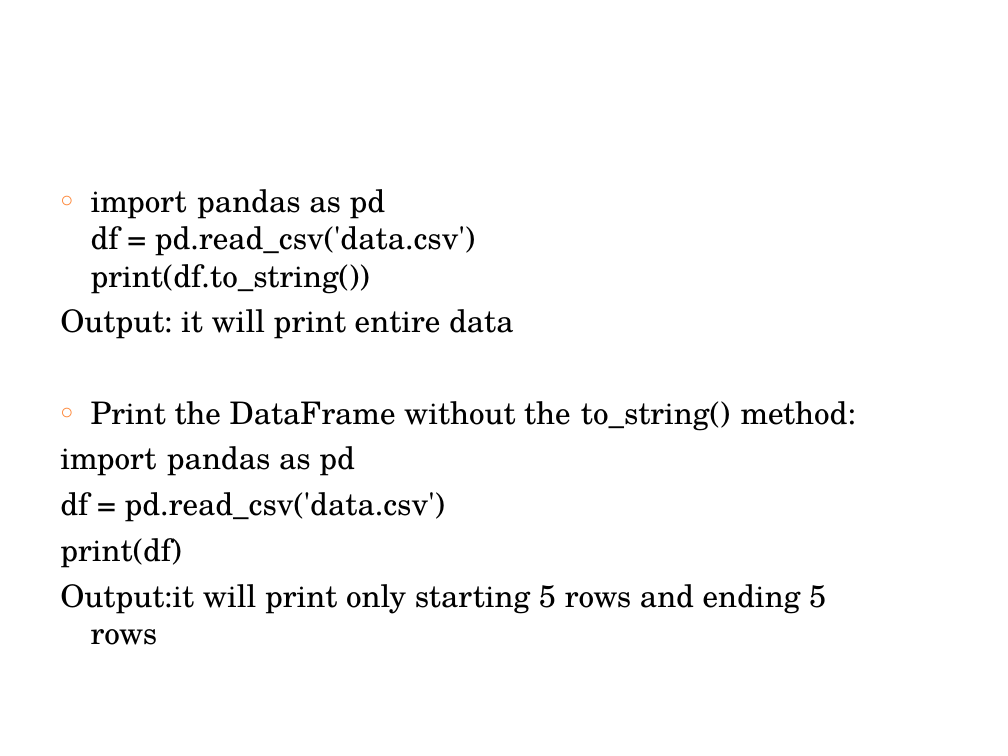
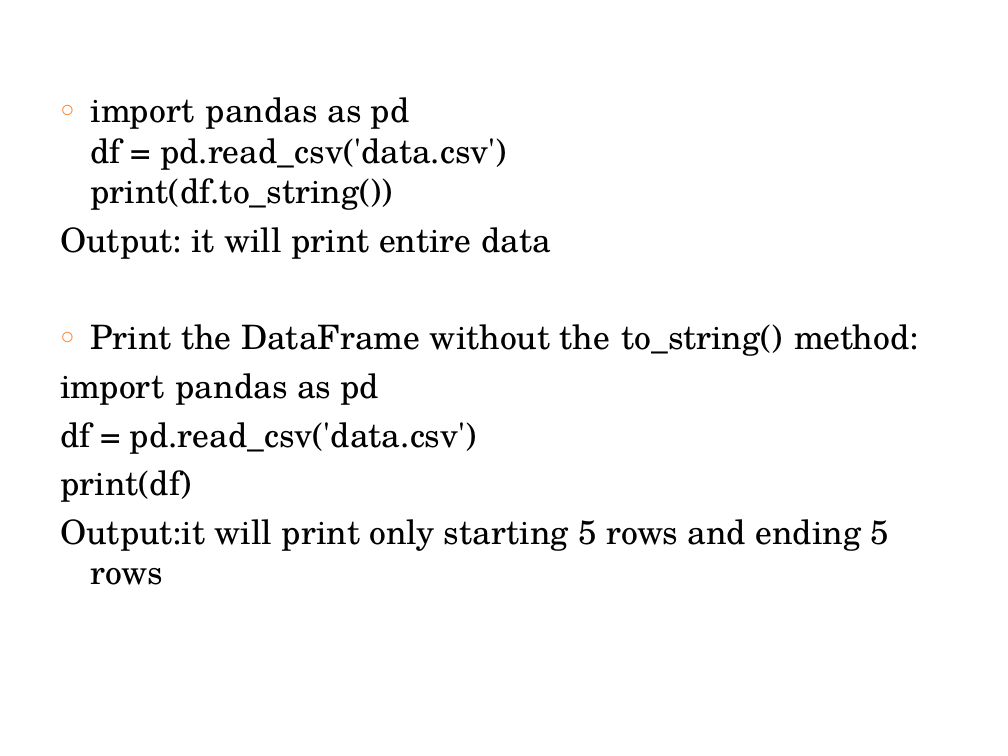
Before and after one commit to keonicsx/Code_Storage, a slide deck: slide 38 of ppt_m4/Module 4.pptx. Drawn at 1008x756 pixels with LibreOffice and Linux fonts; fonts in the diff are those of the drawing. Boxes give left, top, right and bottom in pixels: in the first picture for what was removed or moved away, otherwise in the second. Text is boxed around its words. In the diff, an @@ line names an element or a change of style, - is before the commit and + after.

```diff
--- a/ppt_m4/Module 4.pptx
+++ b/ppt_m4/Module 4.pptx
@@ text "import pandas as pd df ..." moved from (x1=60, y1=189, x2=856, y2=645) to (x1=60, y1=97, x2=919, y2=585) @@
@@ text "import pandas as pd df ..." at (x1=60, y1=97, x2=919, y2=585): size 22.2 to 24 pt @@
```
Also in this commit, not shown: 16 other slides changed, 1 slide added, 3 slides removed, 3 other files.
